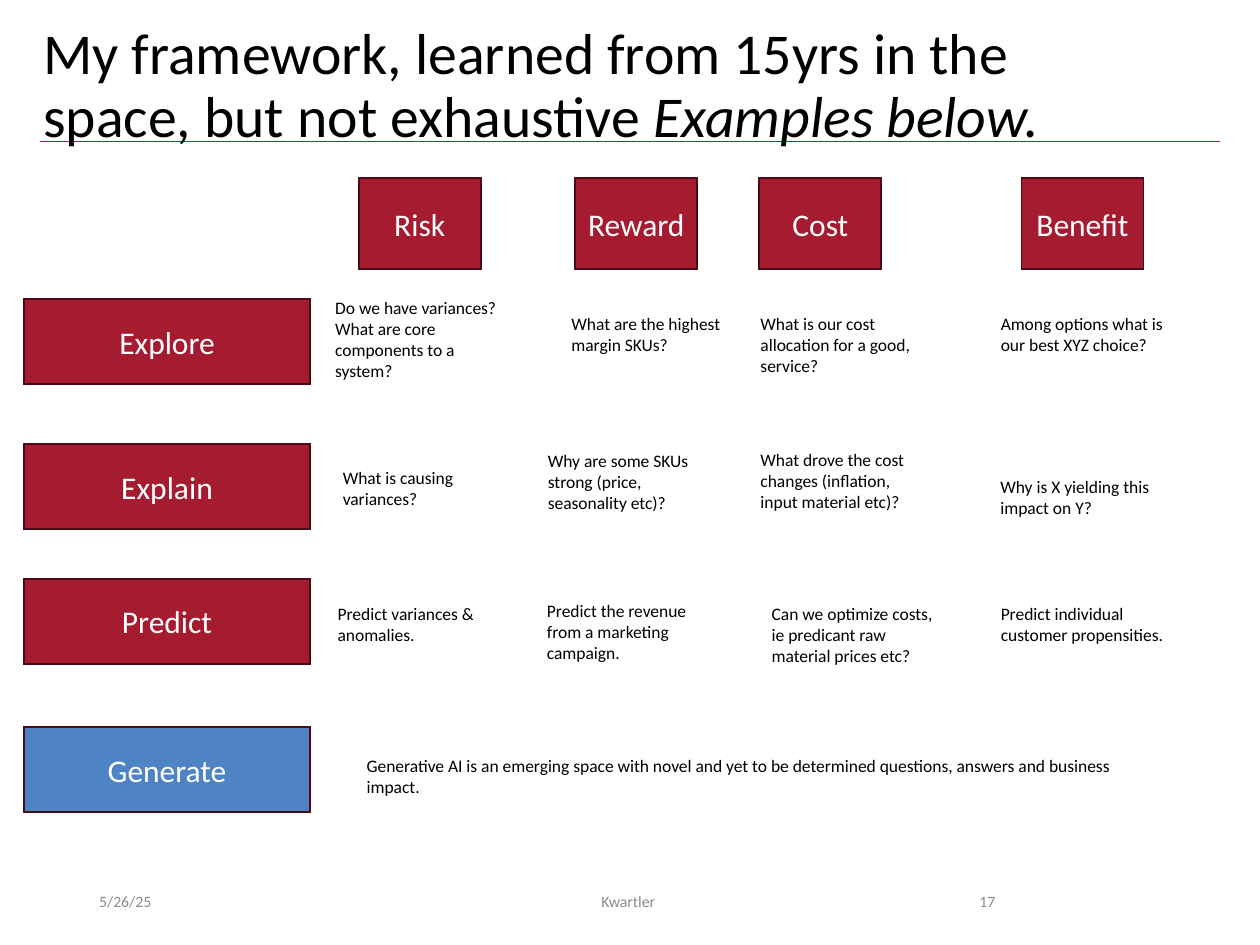
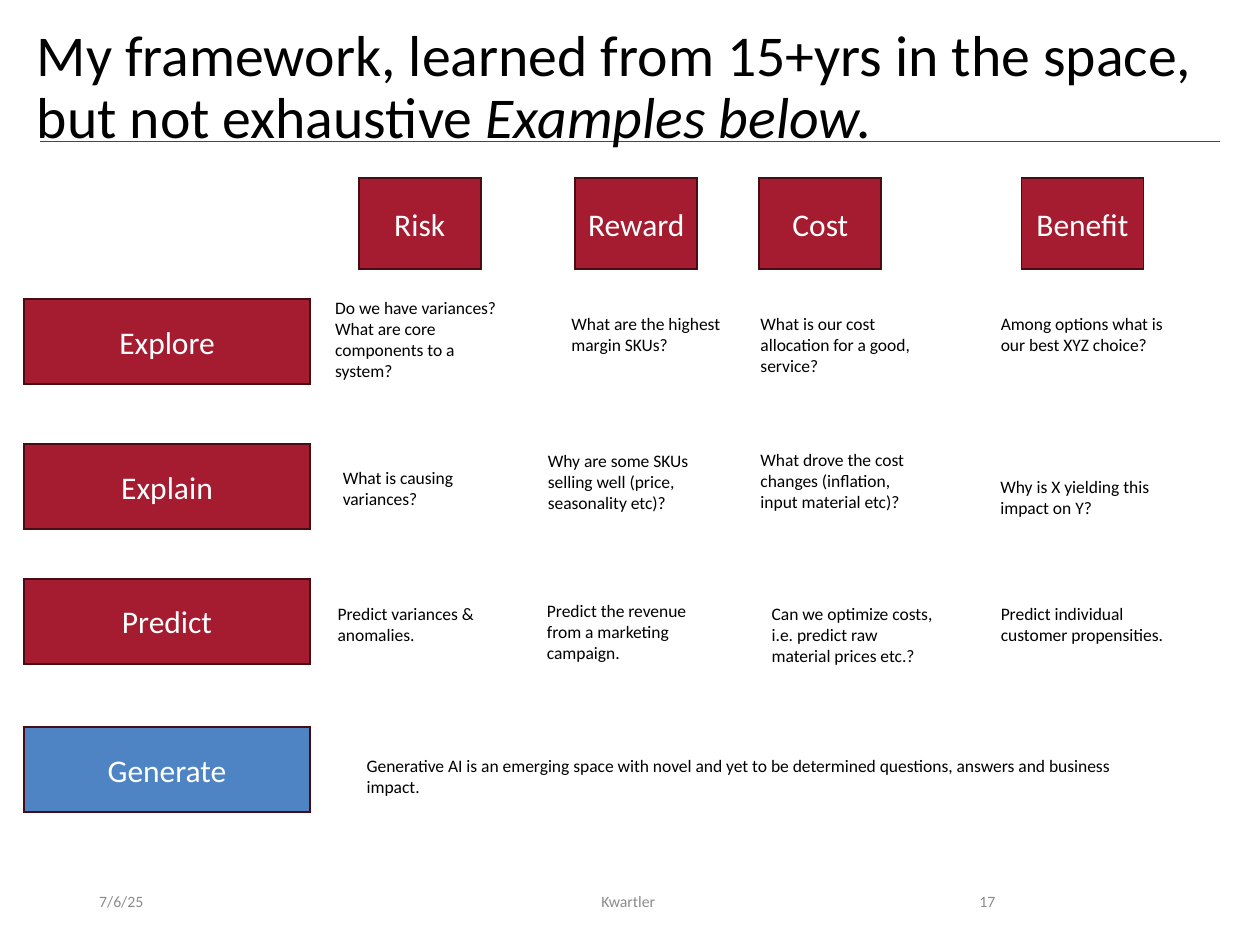
Before and after one commit to wodajack/Vienna_25, a slide deck: slide 17 of Summer/Day1/B_IntroToDM.pptx. Drawn at 1260x945 pixels with LibreOffice and Linux fonts; fonts in the diff are those of the drawing; background and template pictures are left out. Boxes give left, top, right and bottom in pixels: in the first picture for what was removed or moved away, otherwise in the second. Text is boxed around its words. In the diff, an @@ line names an element or a change of style, - is before the commit and + after.

```diff
--- a/Summer/Day1/B_IntroToDM.pptx
+++ b/Summer/Day1/B_IntroToDM.pptx
@@ title at <box>37,36,1191,148</box>: text changed @@
-My framework, learned from 15yrs in the space, but not exhaustive Examples below.
+My framework, learned from 15+yrs in the space, but not exhaustive Examples below.
@@ text at <box>548,455,688,512</box>: text changed @@
-Why are some SKUs strong (price, seasonality etc)?
+Why are some SKUs selling well (price, seasonality etc)?
@@ text at <box>772,608,932,665</box>: text changed @@
-Can we optimize costs, ie predicant raw material prices etc?
+Can we optimize costs, i.e. predict raw material prices etc.?
@@ text at <box>99,896,143,908</box>: text changed @@
-5/26/25
+7/6/25
```
Also in this commit, not shown: 39 other slides changed, 38 other files.
